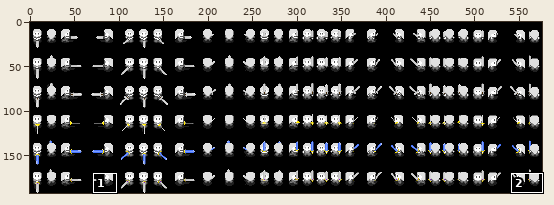
File history of a sprite sheet, res/VISUAL_DATA/PLAYER/PLAYER_FEMALE/player_female_noarmor_sword_sheet.png. The first picture is a wide view before the edit; the outline marks the close-up.
Close-up. Before the commit:
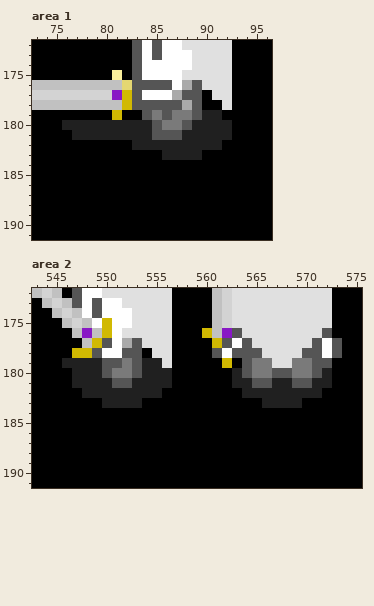
The file is 576x192 pixels. Colours within 5 levels of each other are drawn and written as one. Shown: area 1: x 73..96, y 172..191; area 2: x 543..575, y 172..191. The commit also changed other parts of the picture, which this record leaves out.
The result:
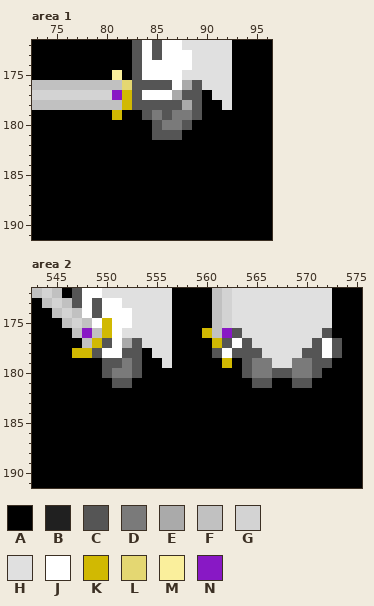
Palette (. is transparent): A #000000  B #202020  C #555555  D #7a7a7a  E #aaaaaa  F #c1c1c1  G #d3d3d3  H #e0e0e0  J #ffffff  K #d1b902  L #e4d772  M #faef9c  N #8818c5
Change:
--- area 1
@@ x 73..96 @@
 178 FFFFFFFFFKCCCCCECAAHAAAA
-179 AAAAAAAAKAACDCDDCBBAAAAA
-180 AAABBBBBBBBBCDDCBBBBAAAA
-181 AAAABBBBBBBBCCCBBBBBAAAA
-182 AAAAAAAAAABBBBBBBBBAAAAA
-183 AAAAAAAAAAAAABBBBAAAAAAA
+179 AAAAAAAAKAACDCDDCAAAAAAA
+180 AAAAAAAAAAAACDDCAAAAAAAA
+181 AAAAAAAAAAAACCCAAAAAAAAA
+182 AAAAAAAAAAAAAAAAAAAAAAAA
+183 AAAAAAAAAAAAAAAAAAAAAAAA
 184 AAAAAAAAAAAAAAAAAAAAAAAA
--- area 2
@@ x 543..575 @@
 178 AAAAKKCJJCCAHHAAAACJCCCHHHHCCJCAA
-179 AAABBBBCCDCBBHAAAAAKACDDHHDDCCAAA
-180 AAAABBBCDDCBBBAAAAAABCDDCCDDCBAAA
-181 AAAABBBBCCBBBBAAAAAABBCCBBCCBBAAA
-182 AAAAABBBBBBBBAAAAAAAABBBBBBBBAAAA
-183 AAAAAAABBBBAAAAAAAAAAAABBBBAAAAAA
+179 AAAAAAACCDCAAHAAAAAKACDDHHDDCCAAA
+180 AAAAAAACDDCAAAAAAAAAACDDCCDDCAAAA
+181 AAAAAAAACCAAAAAAAAAAAACCAACCAAAAA
+182 AAAAAAAAAAAAAAAAAAAAAAAAAAAAAAAAA
+183 AAAAAAAAAAAAAAAAAAAAAAAAAAAAAAAAA
 184 AAAAAAAAAAAAAAAAAAAAAAAAAAAAAAAAA
Changed places in both close-ups, as pixel boxes (x1, y1, x2, y2):
changed: (62, 110, 232, 160)
changed: (62, 358, 172, 408)
changed: (232, 368, 332, 408)
